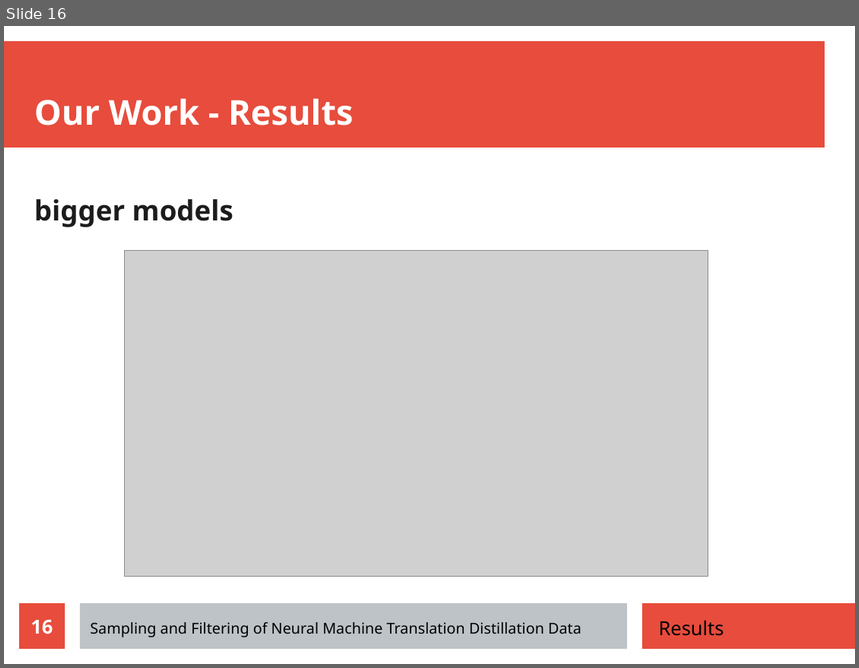
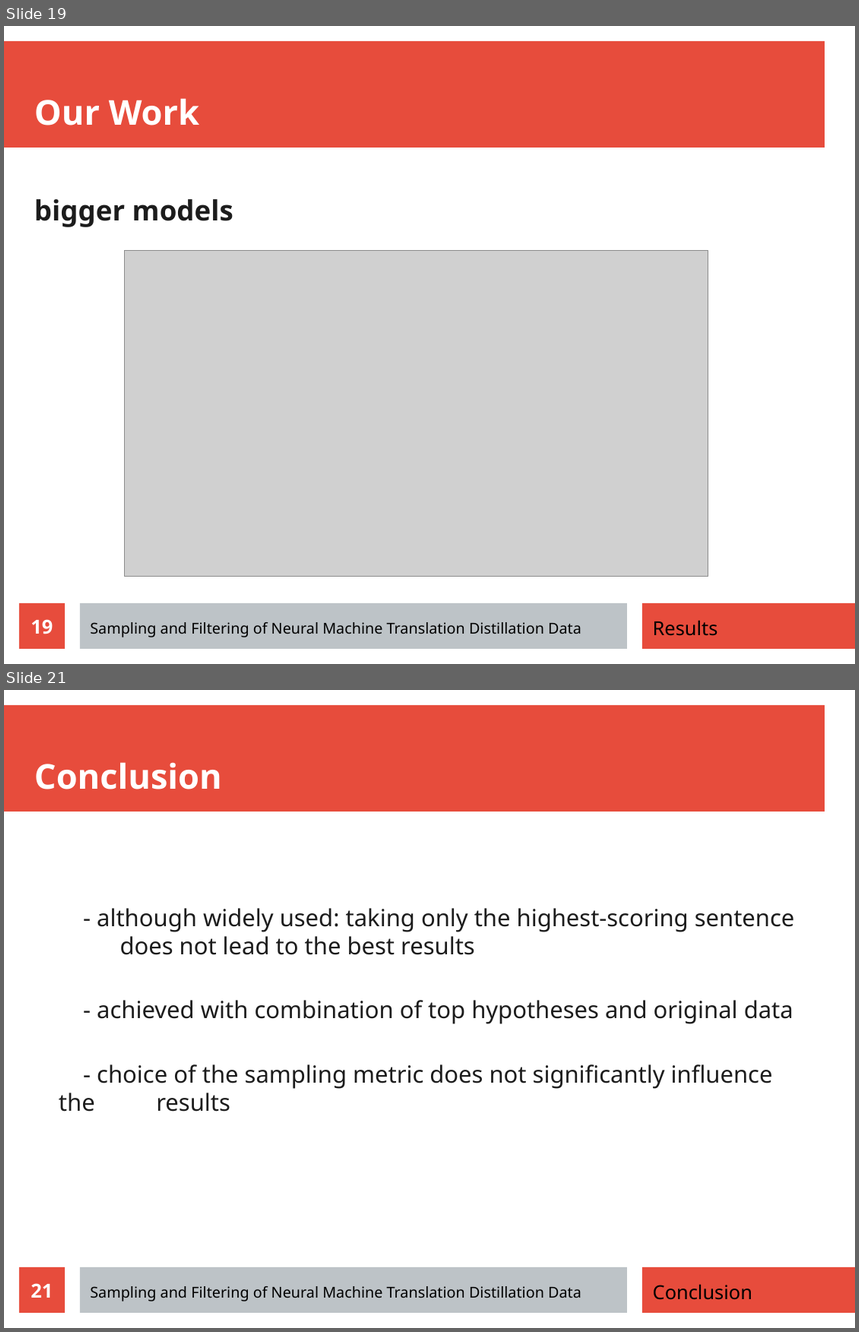
Before and after one commit to zouharvi/reference-mt-distill, a slide deck: meta/final_presentation.odp. Shown one above the other, each under a label of ours: slide 16 before the commit, slides 19 and 21 after it; the slides between them are not shown. The pictures are 859x668 and 859x1332 pixels, drawn with LibreOffice and Linux fonts; fonts in the diff are those of the drawing; grey boxes stand for pictures. Boxes give left, top, right and bottom in pixels: in the first picture for what was removed or moved away, otherwise in the second. Text is boxed around its words. In the diff, an @@ line names an element or a change of style, - is before the commit and + after.

Commit message:
Final Presentation: Update on Guide Line, Our Work, Conclusion slide added

```diff
--- a/meta/final_presentation.odp
+++ b/meta/final_presentation.odp
@@ slide 21 added at <box>4,690,855,1328</box>, background #FFFFFF; not listed: 3 template elements that a slide beside it also shows @@
@@ title added at <box>34,762,222,790</box>, 32 pt, text #FFFFFF, bold @@
+Conclusion
@@ text added at <box>59,908,795,1112</box>, 22 pt, text #1C1C1C @@
+  - although widely used: taking only the highest-scoring sentence does not lead to the best results
+  - achieved with combination of top hypotheses and original data
+  - choice of the sampling metric does not significantly influence the results
@@ page number added at <box>19,1268,65,1313</box>, fill #E74C3C, 18 pt, text #FFFFFF, bold @@
+21
@@ text added at <box>90,1287,582,1302</box>, 14 pt, text #000000 @@
+Sampling and Filtering of Neural Machine Translation Distillation Data
@@ text added at <box>653,1284,753,1300</box>, 18 pt, text #000000 @@
+Conclusion
@@ what was slide 16 is now slide 19 @@
@@ slide 19 changed as well @@
@@ title at <box>34,98,199,126</box>: text changed @@
-Our Work - Results
+Our Work
@@ text "Results": place and size @@
-text "Results" at <box>659,620,724,636</box>
+text "Results" at <box>653,620,718,636</box>
@@ page number at <box>31,620,53,635</box>: text changed @@
-16
+19
```
Also in this commit, not shown: 14 other slides changed, 4 other slides added.
